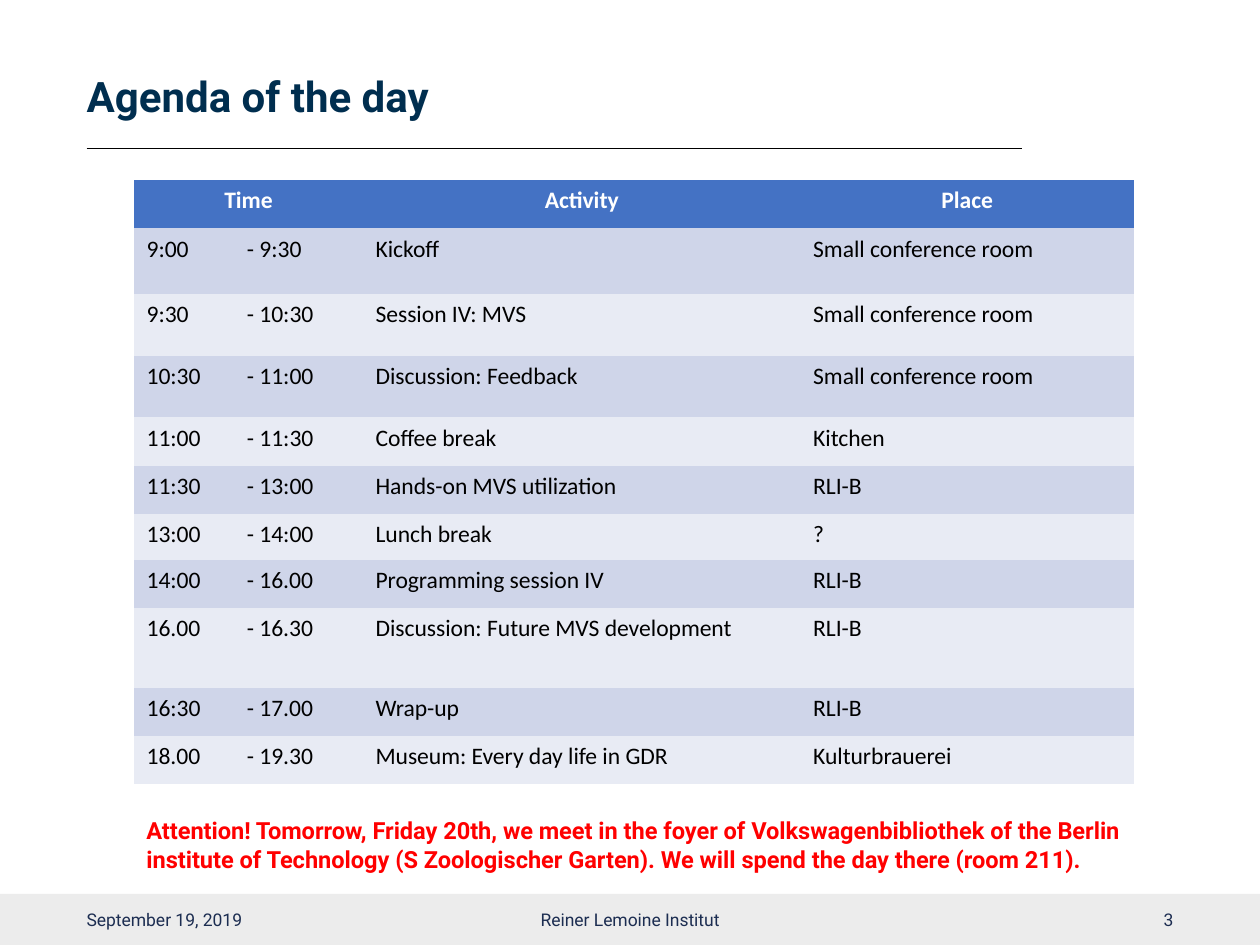
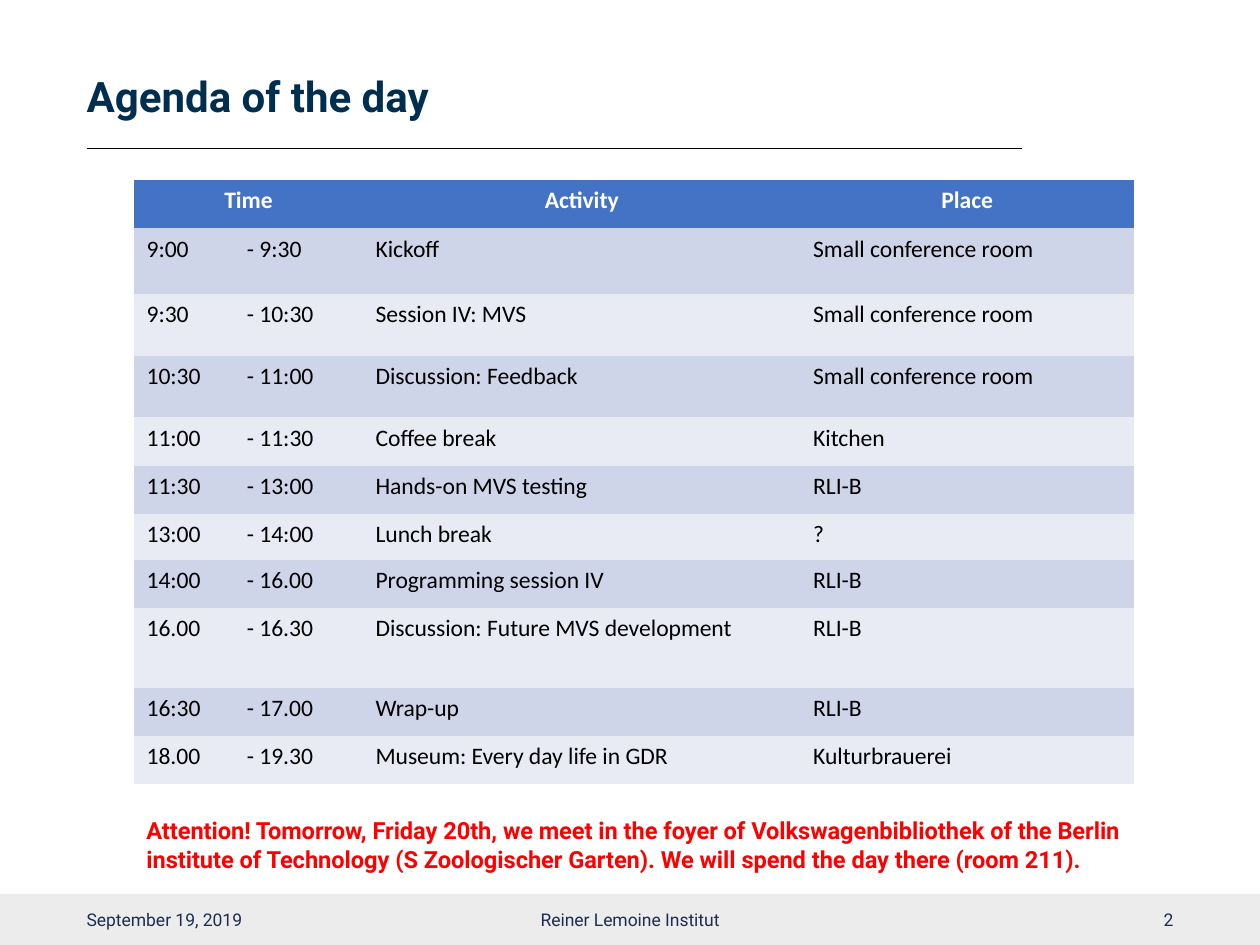
Before and after one commit to smartie2076/oemof_workshop, a slide deck: slide 3 of Oemof_Workshop_08_Kickoff_Thursday.pptx (slide 4 before the commit). Drawn at 1260x945 pixels with LibreOffice and Linux fonts; fonts in the diff are those of the drawing; background and template pictures are left out. Boxes give left, top, right and bottom in pixels: in the first picture for what was removed or moved away, otherwise in the second. Text is boxed around its words. In the diff, an @@ line names an element or a change of style, - is before the commit and + after.

```diff
--- a/Oemof_Workshop_08_Kickoff_Thursday.pptx
+++ b/Oemof_Workshop_08_Kickoff_Thursday.pptx
@@ table at <box>134,180,1134,810</box> @@
-row 6, column 3: Hands-on MVS utilization
+row 6, column 3: Hands-on MVS testing
@@ page number at <box>1164,913,1174,926</box>: text changed @@
-3
+2
```
Also in this commit, not shown: 1 other slide changed, 1 slide removed, 2 other files.
